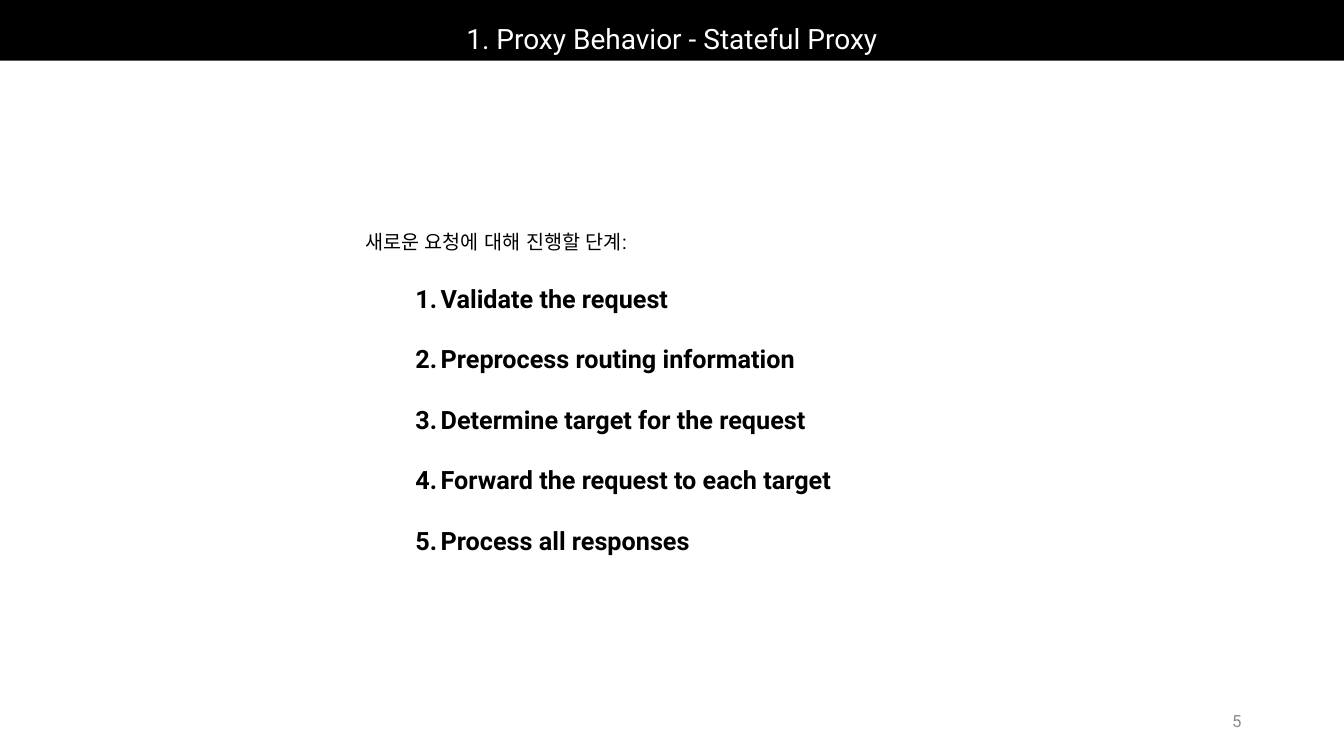
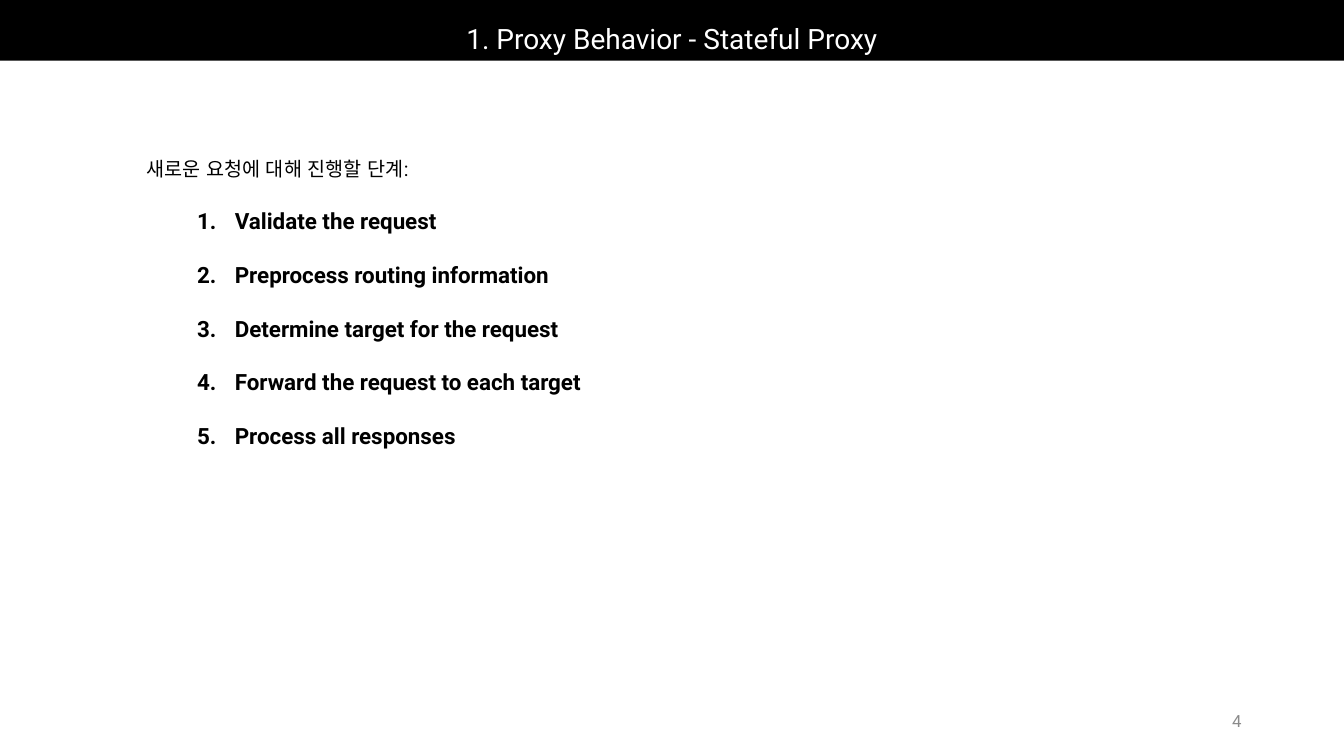
Before and after one commit to Epsilonely/SIP-Survey, a slide deck: slide 4 of 세미나 3차.pptx (slide 5 before the commit). Drawn at 1344x756 pixels with LibreOffice and Linux fonts; fonts in the diff are those of the drawing. Boxes give left, top, right and bottom in pixels: in the first picture for what was removed or moved away, otherwise in the second. Text is boxed around its words. In the diff, an @@ line names an element or a change of style, - is before the commit and + after.

```diff
--- a/세미나 3차.pptx
+++ b/세미나 3차.pptx
@@ text "새로운 요청에 대해 진행할 단계:": place and size @@
-text "새로운 요청에 대해 진행할 단계:" at (365, 232, 830, 555)
+text "새로운 요청에 대해 진행할 단계:" at (147, 159, 581, 449)
@@ text at (235, 212, 581, 449): size 18 to 16 pt in "Validate the request", "Preprocess routing information", "Determine target for the request", "Forward the request to each target" and 1 more places; indent changed @@
@@ page number at (1232, 715, 1241, 727): text changed @@
-5
+4
```
Also in this commit, not shown: 6 other slides changed, 1 slide removed.
